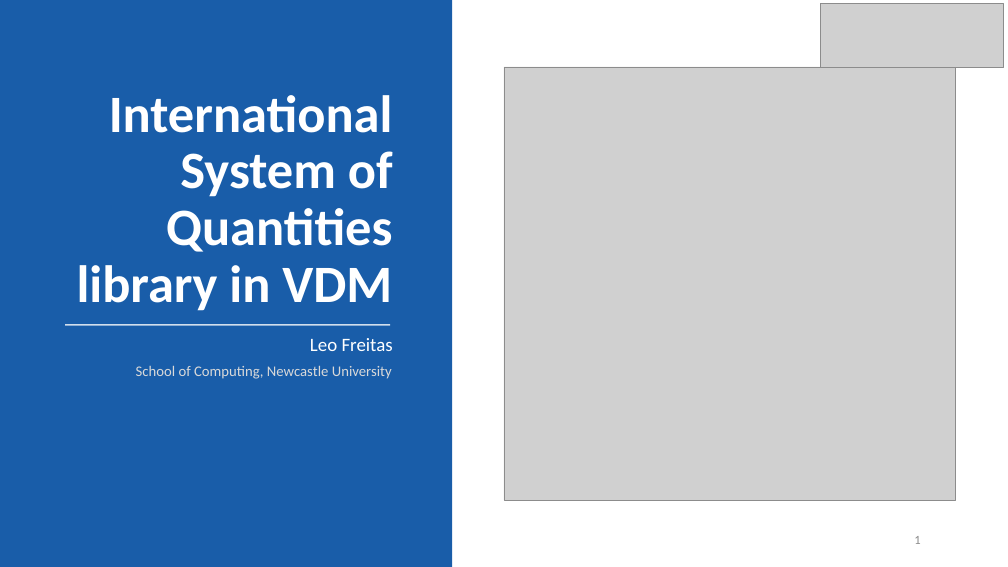
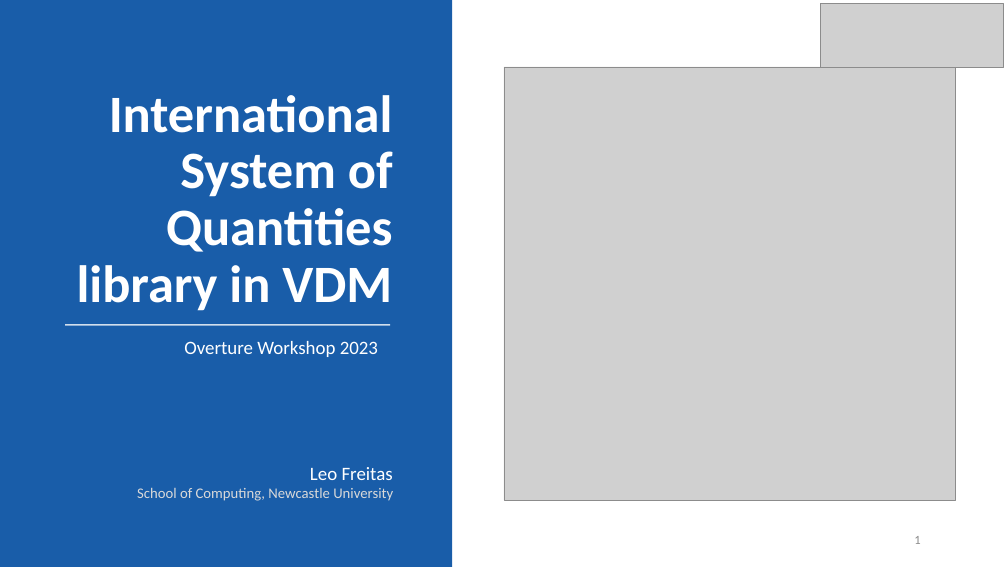
Before and after one commit to leouk/VDM_Toolkit, a slide deck: slide 1 of plugins/vdm2isa/pub/isq-lib/International System of Quantities library in VDM.pptx. Drawn at 1008x567 pixels with LibreOffice and Linux fonts; fonts in the diff are those of the drawing; grey boxes stand for pictures; background and template pictures are left out. Boxes give left, top, right and bottom in pixels: in the first picture for what was removed or moved away, otherwise in the second. Text is boxed around its words. In the diff, an @@ line names an element or a change of style, - is before the commit and + after.

Commit message:
Added conference title to ISQ slides

```diff
--- a/plugins/vdm2isa/pub/isq-lib/International System of Quantities library in VDM.pptx
+++ b/plugins/vdm2isa/pub/isq-lib/International System of Quantities library in VDM.pptx
@@ text added at <box>184,341,378,357</box>, 18 pt, text #FFFFFF @@
+Overture Workshop 2023
@@ subtitle "Leo Freitas": place and size @@
-subtitle "Leo Freitas" at <box>310,338,393,351</box>
+subtitle "Leo Freitas" at <box>310,467,393,480</box>
@@ text "School of Computing, Newcastle University": place and size @@
-text "School of Computing, Newcastle University" at <box>136,365,392,379</box>
+text "School of Computing, Newcastle University" at <box>137,488,393,501</box>
```
